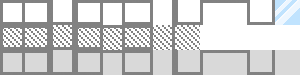
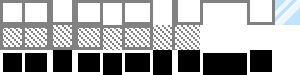
Two versions of the same layered image (300x75). Layer-by-layer changes:
hid group "Hollow Walls" (2 layers) over [0,50,300,75]
added group "Walls Inverted" with 1 layers above "Walls" over [0,50,275,75]
added layer "Layer 21" (1st of 2, in "Walls Inverted") in group "Walls Inverted" over [0,50,275,75]
